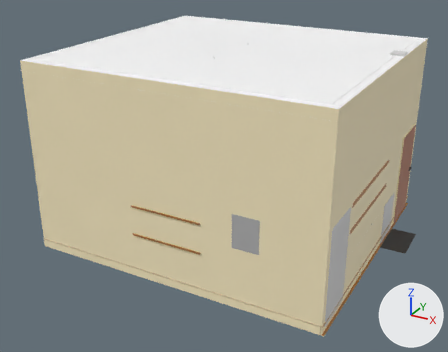
An edit to the FBX model Assets/Models/pens_Board.fbx, drawn before and after from the same camera.
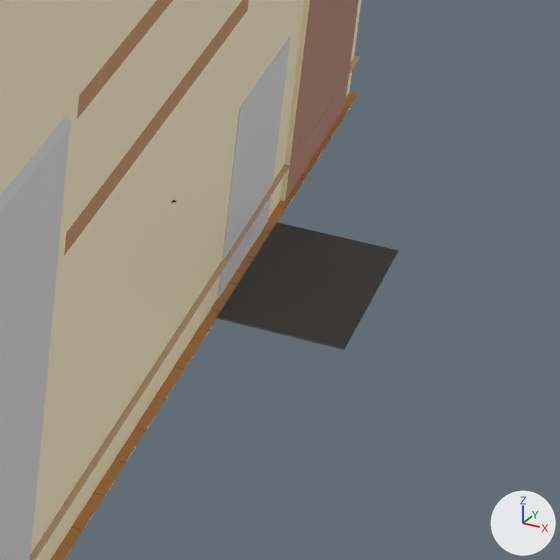
The first picture shows the older version from a 50 mm camera at (5.92, -11.81, 6.75) aimed at (-0.01, -1.02, 1.36). The close-ups show both versions on the part from 75% to 100% of the width and 52% to 84% of the height of that picture; other places that the commit changed are outside them. Arrows for +X, +Y and +Z are at lower right; the lights stay in place. Where no turn or scale is listed for an object, it has been applied to the vertices.

Objects in the first close-up: 'Door Mat.001', 'Door.001', 'Edges', 'Floor', 'Fridge', 'Kitchen', 'Little Cabinet', 'Stove'.
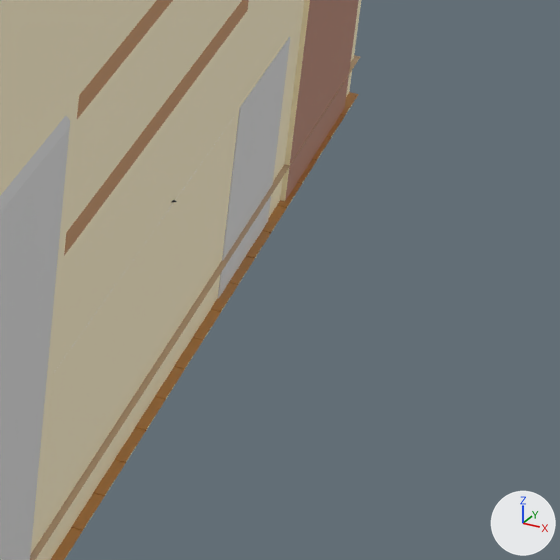
Where the change shows, as pixel boxes (x1, y1, x2, y2) in the close-ups (560 x 560 px):
```json
{"object": "Door Mat.001", "change": "deleted", "before": [217, 222, 399, 350], "on screen": "black"}
```

The change, as JSON lines over the scene's bpy script:
```json
{"op": "remove", "block": "ob_door_mat_001", "code": ["ob_door_mat_001 = bpy.data.objects.new('Door Mat.001', me_cube_177)", "ob_door_mat_001.location = (3.545, 0.38, 0.033)"]}
```
